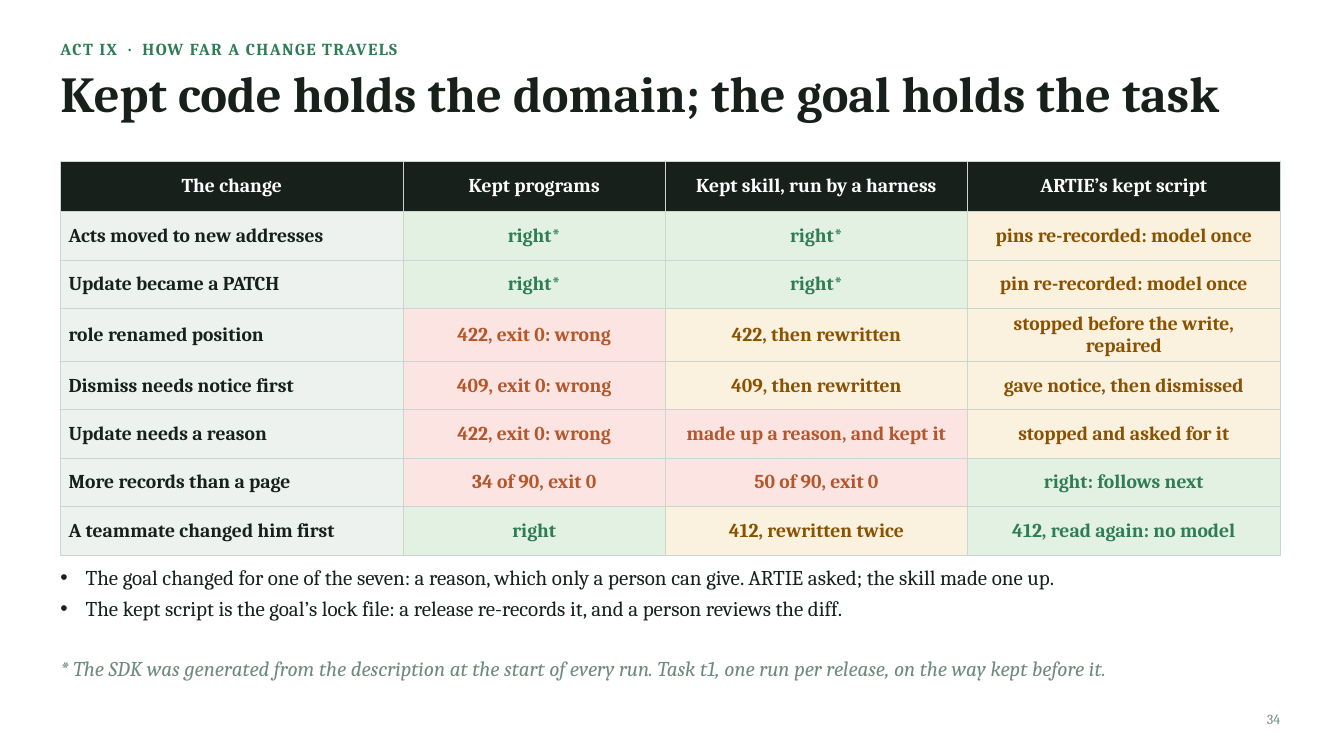
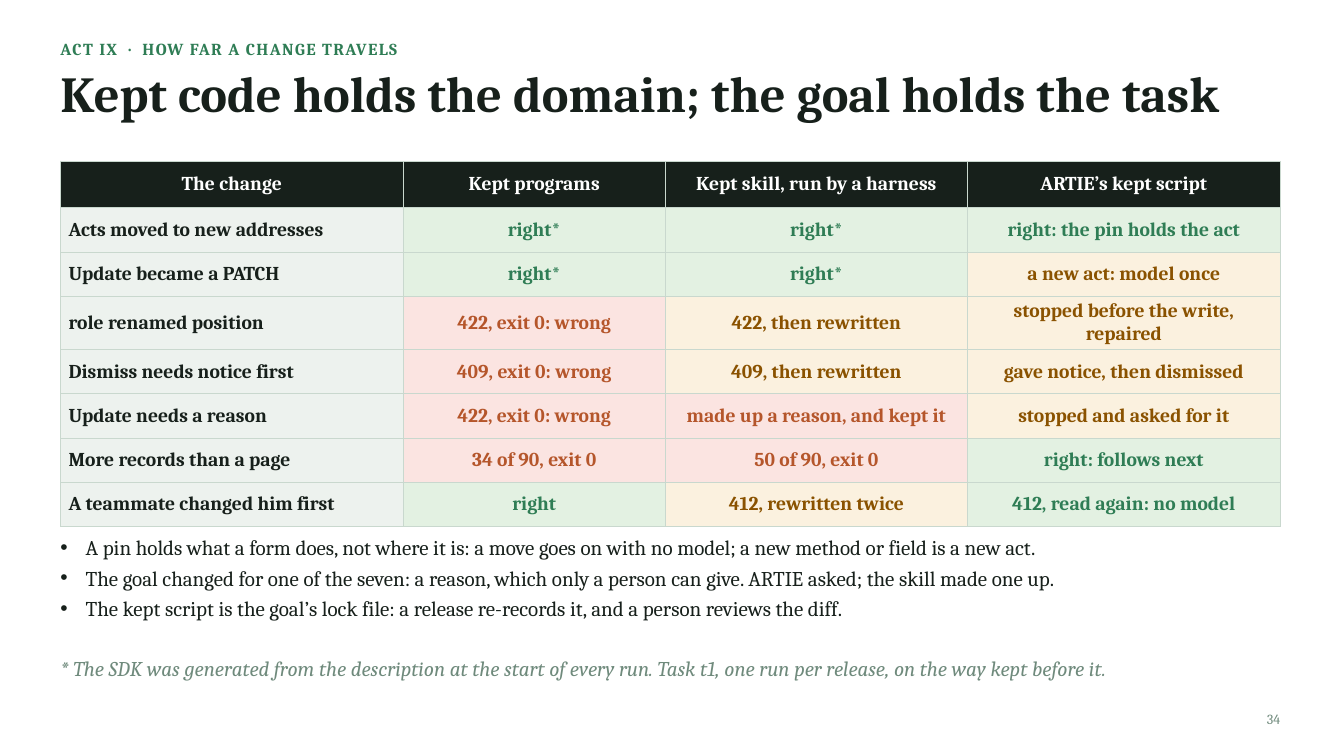
Before and after one commit to JogoShugh/heart-rise-artie, a slide deck: slide 34 of docs/decks/find-the-way-once/find-the-way-once.pptx. Drawn at 1344x756 pixels with LibreOffice and Linux fonts; fonts in the diff are those of the drawing. Boxes give left, top, right and bottom in pixels: in the first picture for what was removed or moved away, otherwise in the second. Text is boxed around its words. In the diff, an @@ line names an element or a change of style, - is before the commit and + after.

```diff
--- a/docs/decks/find-the-way-once/find-the-way-once.pptx
+++ b/docs/decks/find-the-way-once/find-the-way-once.pptx
@@ table at (60, 161, 1280, 519) @@
-row 2, column 4: pins re-recorded: model once
+row 2, column 4: right: the pin holds the act
-row 3, column 4: pin re-recorded: model once
+row 3, column 4: a new act: model once
@@ fill #FBF1DF to #E3F1E2 in row 2, column 4 @@
@@ text "A pin holds what a ...": place and size @@
-text "A pin holds what a ..." at (86, 570, 1054, 621)
+text "A pin holds what a ..." at (86, 540, 1054, 621)
@@ text at (86, 540, 1035, 560): paragraph added @@
+• A pin holds what a form does, not where it is: a move goes on with no model; a new method or field is a new act.
```
Also in this commit, not shown: 6 other files.
